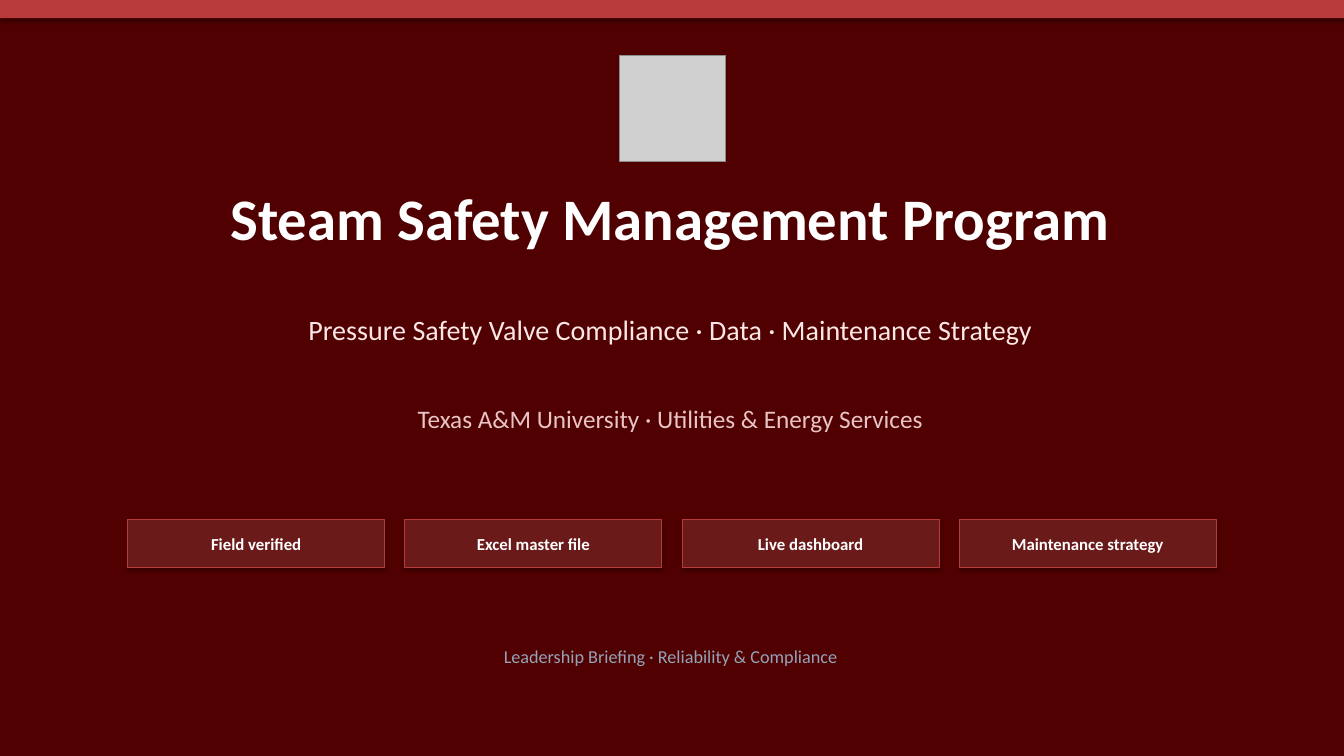
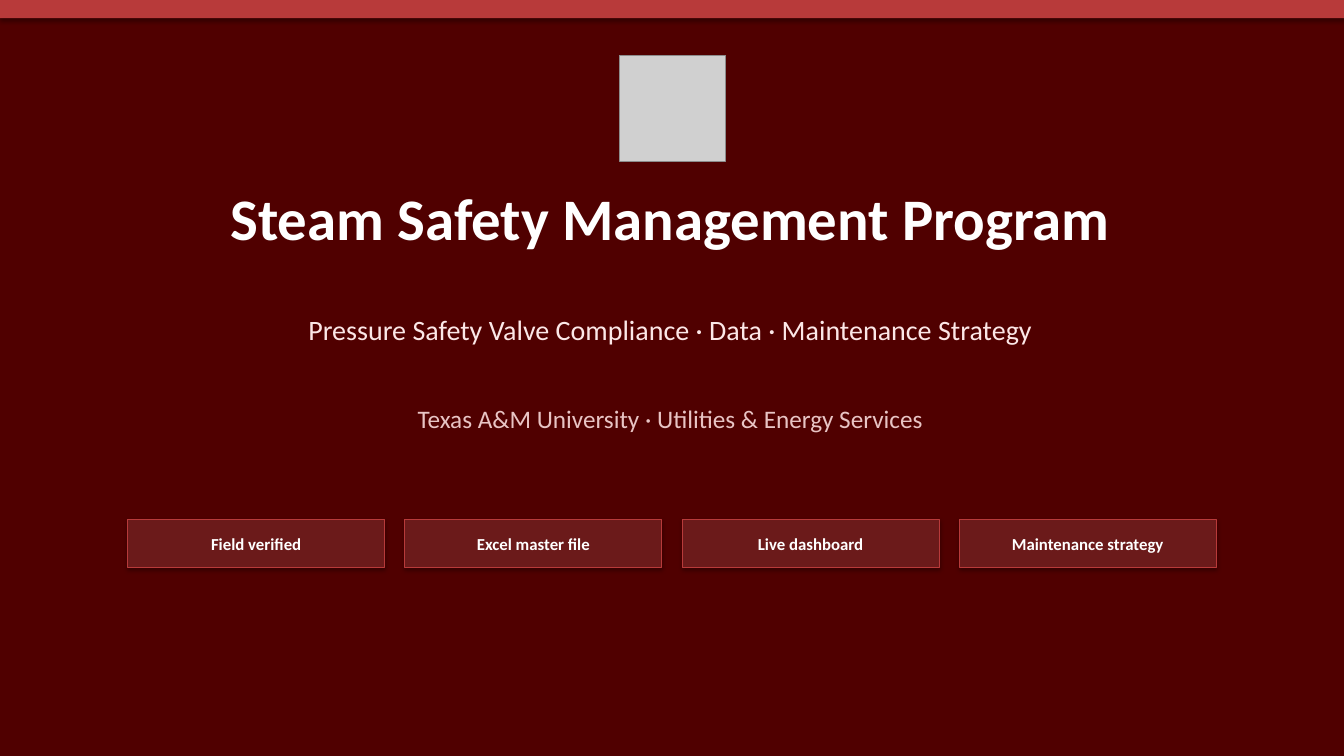
Before and after one commit to stavan12-a11y/PSV-Compliance-Tracking-Dashboard, a slide deck: slide 1 of docs/presentation/UES-Steam-Safety-Program.pptx. Drawn at 1344x756 pixels with LibreOffice and Linux fonts; fonts in the diff are those of the drawing; grey boxes stand for pictures. Boxes give left, top, right and bottom in pixels: in the first picture for what was removed or moved away, otherwise in the second. Text is boxed around its words. In the diff, an @@ line names an element or a change of style, - is before the commit and + after.

```diff
--- a/docs/presentation/UES-Steam-Safety-Program.pptx
+++ b/docs/presentation/UES-Steam-Safety-Program.pptx
@@ text removed at (504,650,837,666) @@
-Leadership Briefing · Reliability & Compliance
```
Also in this commit, not shown: 17 other slides changed, 9 slides added, 8 slides removed, 1 other file.
